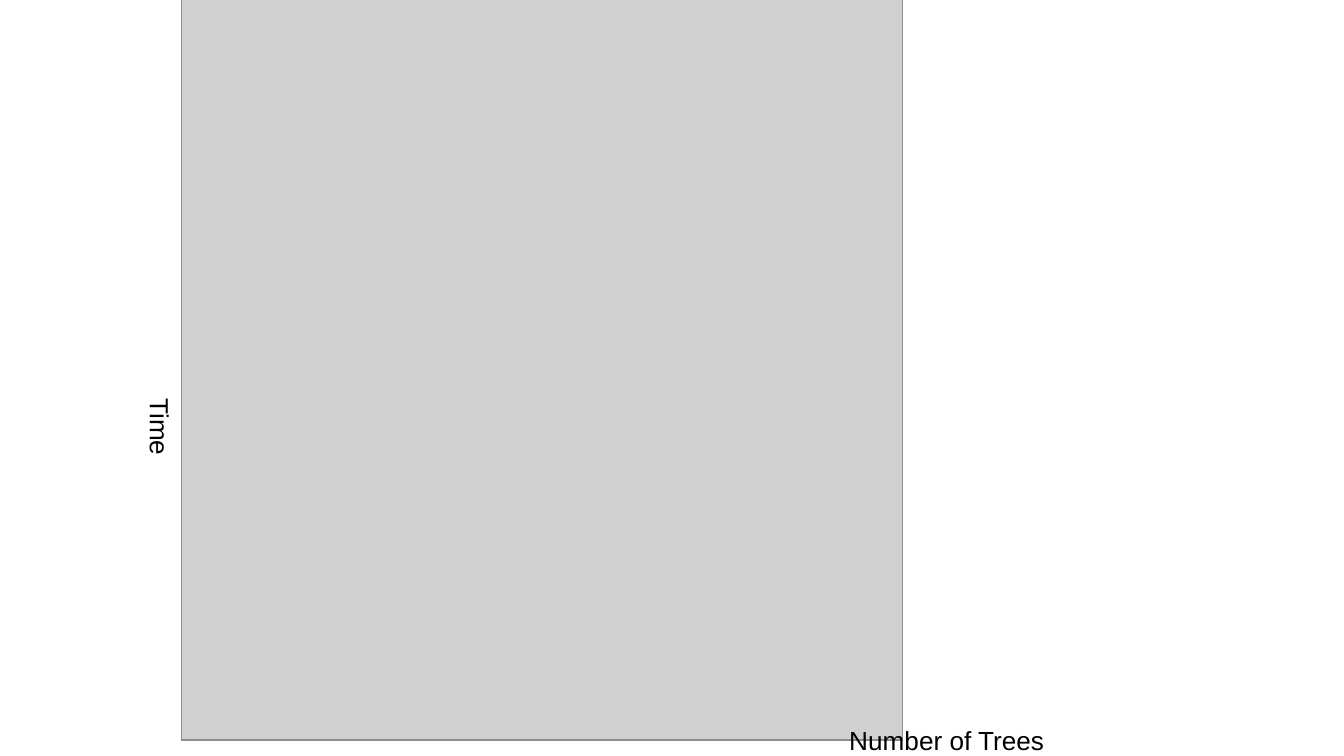
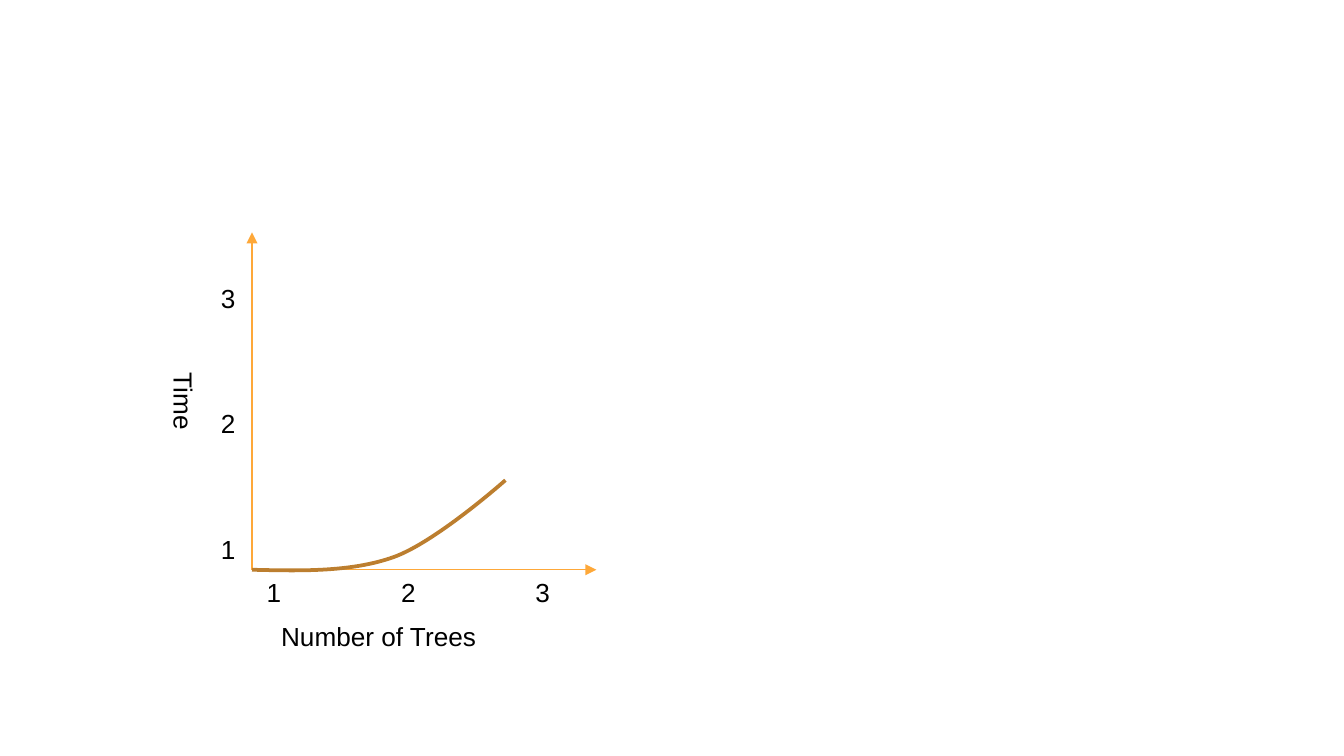
Before and after one commit to iharnoor/PhylogeneticNetworks, a slide deck: slide 14 of Notes/Research.PPTX (slide 10 before the commit). Drawn at 1344x756 pixels with LibreOffice and Linux fonts; fonts in the diff are those of the drawing; grey boxes stand for pictures. Boxes give left, top, right and bottom in pixels: in the first picture for what was removed or moved away, otherwise in the second. Text is boxed around its words. In the diff, an @@ line names an element or a change of style, - is before the commit and + after.

Commit message:
Updated ppt

```diff
--- a/Notes/Research.PPTX
+++ b/Notes/Research.PPTX
@@ picture removed at (181, 0, 902, 741) @@
@@ picture removed at (181, 199, 597, 741) @@
@@ arrow added from (253, 570) to (253, 233), #FEA83A 0.75 pt @@
@@ text "Time": place and size @@
-text "Time" at (144, 403, 173, 454)
+text "Time" at (168, 377, 197, 428)
@@ text added at (221, 289, 236, 559), 14 pt, text #000000 @@
+3
+2
+1
@@ freeform shape added at (253, 480, 507, 570), outline #BD7F2F 2 pt @@
@@ picture removed at (181, 513, 493, 741) @@
@@ arrow added from (254, 570) to (597, 570), #FEA83A 0.75 pt @@
@@ text added at (267, 583, 550, 603), 14 pt, text #000000 @@
+1 2 3
@@ text "Number of Trees": place and size @@
-text "Number of Trees" at (849, 729, 1044, 751)
+text "Number of Trees" at (281, 627, 476, 647)
```
Also in this commit, not shown: 1 other slide changed, 8 slides added, 2 slides removed.
